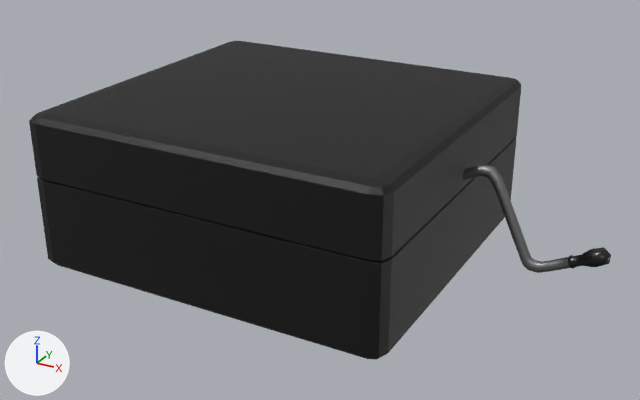
Before and after pictures for a commit that changed the glTF model models/VV250TalkingMachine.gltf.
Before and after are seen from a 50 mm lens placed at (0.491, -0.824, 0.38), pointed at (0.052, -0.026, -0.019). The axes (+X, +Y, +Z) are drawn at lower left. The lights are the same throughout. The first picture is the older version. Where no turn or scale is listed for an object, it has been applied to the vertices. Vertices at exactly the same position are counted once.

Names of what the first picture shows: 'Crank.001', 'VV 2-50 Base', 'VV 2-50 Lid'.
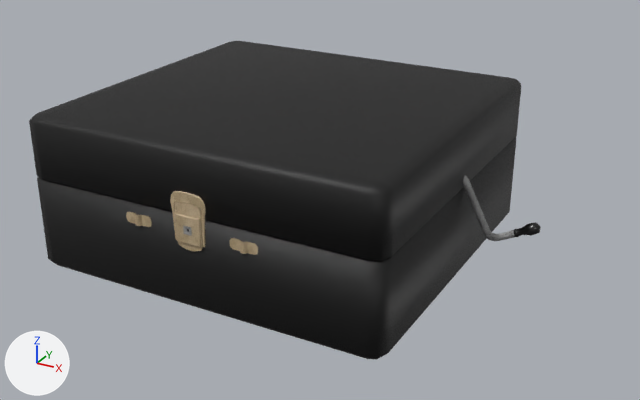
Where the newer file only moved an object's origin or applied its transform, the numbers keep the older frame.

Where the change shows, as pixel boxes (x1, y1, x2, y2) in the pictures (640 x 400 px):
'Crank.001', moved, turned, rescaled: before (463, 165, 611, 273); after (463, 175, 541, 241)
'Lock_Clamp', added (brown): after (170, 191, 206, 247)
part 1 of me_vv_2_50_base, added (brown): after (175, 213, 203, 252)
part 2 of me_vv_2_50_base, added: after (126, 212, 152, 227)
part 3 of me_vv_2_50_base, added: after (230, 238, 258, 255)
part 4 of me_vv_2_50_lid, added: after (175, 202, 201, 219)

Edits to the bpy script that builds the scene:
```text
Add img_metal008_4k_jpg_normalgl:
    img_metal008_4k_jpg_normalgl = load_image('Metal008_4K-JPG_NormalGL', 'VV250Tex/Metal008_4K-JPG_NormalGL.jpg', 2048, 2048, 'Non-Color')
Add img_metal008_4k_jpg_color:
    img_metal008_4k_jpg_color = load_image('Metal008_4K-JPG_Color', 'VV250Tex/Metal008_4K-JPG_Color.jpg', 2048, 2048, 'sRGB')
Add mat_brass_metal_001:
    mat_brass_metal_001 = bpy.data.materials.new('Brass metal.001')
    # uses the picture img_metal04_diffuse
    # uses the picture img_metal04_normal_opengl
    # uses the picture img_metal04_specular
Add mat_scratched_steel_metal_002:
    mat_scratched_steel_metal_002 = bpy.data.materials.new('Scratched Steel Metal.002')
    # uses the picture img_metal008_4k_jpg_color
    # uses the picture img_metal008_4k_jpg_normalgl
Add mat_material_022:
    mat_material_022 = principled_material('Material.022')
    mat_material_022.base_color = (0.0425, 0.0425, 0.0425)  # dark grey #3a3a3a
    mat_material_022.metallic = 0.915
Add mat_brass_metal_002:
    mat_brass_metal_002 = bpy.data.materials.new('Brass metal.002')
    # uses the picture img_metal04_diffuse
    # uses the picture img_metal04_normal_opengl
    # uses the picture img_metal04_specular
Change me_vv_2_50_base:
    used by ob_vv_2_50_base; location = (0.0, 0.0, 0.0)
    remove me_vv_2_50_base.from_pydata(...)  # 92 vertices, 180 faces; spans x -0.21..0.21, y -0.197..0.197, z -0.089..0.018
    add me_vv_2_50_base.from_pydata(...)  # 581 vertices, 1118 faces; spans x -0.21..0.21, y -0.201..0.197, z -0.089..0.019
    me_vv_2_50_base part 1: a new loose piece of 68 vertices spanning x -0.015..0.015, y -0.201..-0.196, z -0.018..0.019
    me_vv_2_50_base part 2: a new loose piece of 52 vertices spanning x -0.079..-0.047, y -0.201..-0.197, z -0.005..0.007, in mat_brass_metal
    me_vv_2_50_base part 3: a new loose piece of 52 vertices spanning x 0.047..0.079, y -0.201..-0.197, z -0.005..0.007, in mat_brass_metal
    other edits to the shape of me_vv_2_50_base do not show in these pictures
    add me_vv_2_50_base.materials.append(mat_brass_metal)
    add me_vv_2_50_base.materials.append(mat_brass_metal_002)
    add me_vv_2_50_base.materials.append(mat_material_022)  # dark grey #3a3a3a
    add me_vv_2_50_base.materials.append(mat_scratched_steel_metal_002)
    add me_vv_2_50_base.materials.append(mat_black_steel)
Change me_vv_2_50_lid:
    used by ob_vv_2_50_lid; location = (0.0, 0.0, 0.0)
    remove me_vv_2_50_lid.from_pydata(...)  # 92 vertices, 180 faces; spans x -0.21..0.21, y -0.197..0.197, z 0.018..0.089
    add me_vv_2_50_lid.from_pydata(...)  # 116 vertices, 224 faces; spans x -0.21..0.21, y -0.198..0.197, z 0.018..0.089
    me_vv_2_50_lid part 4: a new loose piece of 24 vertices spanning x -0.015..0.015, y -0.198..-0.196, z 0.019..0.032, in mat_brass_metal_001
    add me_vv_2_50_lid.materials.append(mat_brown_leather)
    add me_vv_2_50_lid.materials.append(mat_brass_metal_001)
Add me_cube_011:
    me_cube_011.from_pydata(...)  # 60 vertices, 116 faces; spans x -0.021..0.021, y -0.0007..0.0008, z -0.0351..0.0189
    me_cube_011.materials.append(mat_brass_metal)
Change ob_crank_001:
    ob_crank_001.location: (0.244, -0.0001, 0.0177) -> (0.2111, -0.0002, 0.0153)
    ob_crank_001.rotation_euler: (0.436, 0.0, -1.571) -> (0.479, 0.0, -1.571)  # degrees (25, 0, -90) -> degrees (27, 0, -90)
    ob_crank_001.scale: (1.0, 1.0, 1.0) -> (0.669, 0.669, 0.669)
Add ob_lock_clamp:
    ob_lock_clamp = bpy.data.objects.new('Lock_Clamp', me_cube_011)
    ob_lock_clamp.location = (0.0, -0.1975, 0.0244)
```
